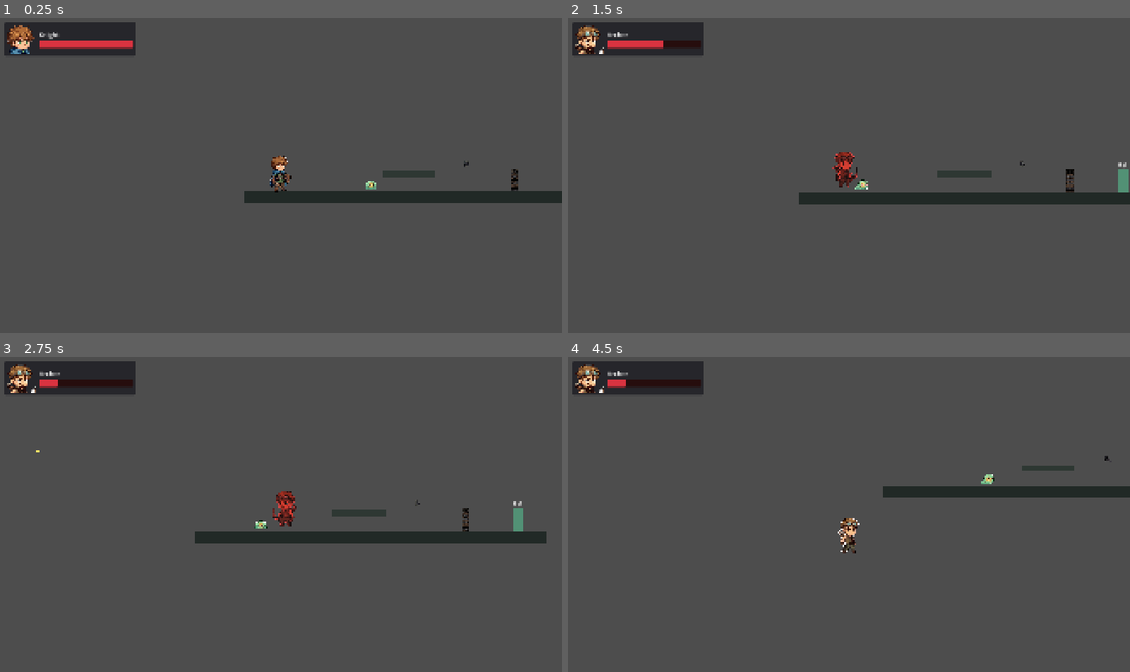
Above: before the commit, frames 1-4 (two rows, left to right).
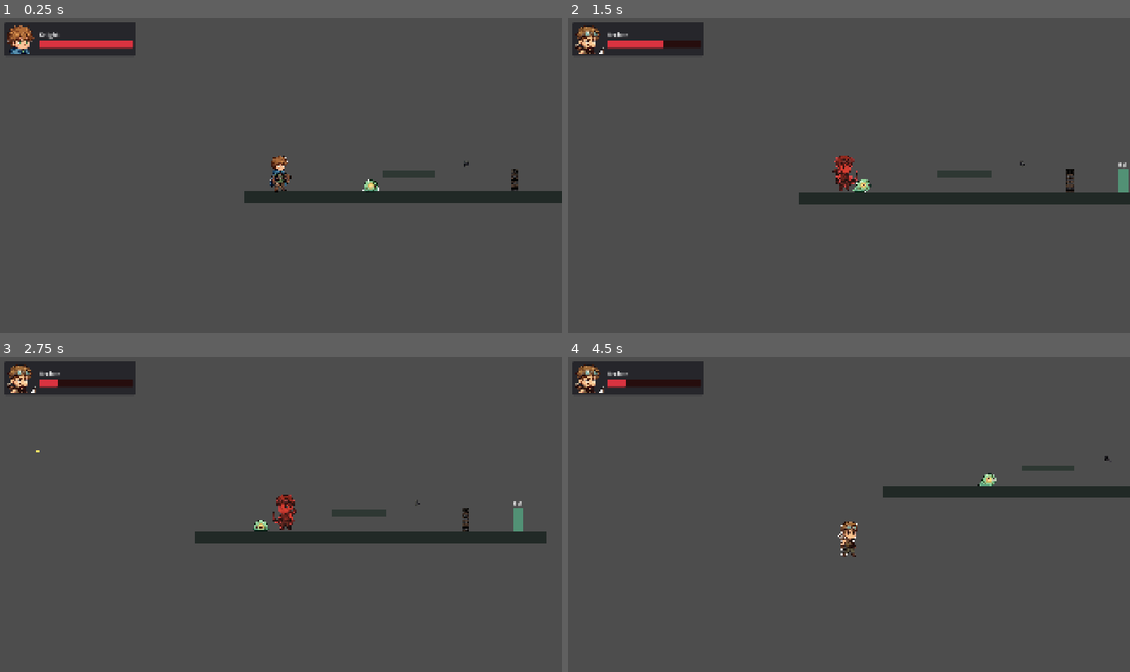
Above: after the commit, the same moments.

Repository: komeadanagito/hollowfen
Game: Godot game, scene res://scenes/test_room.tscn
Same seed, same stepped clock (60 frames per second), same inputs: the game is played once before the commit and once after it. This scene is started directly instead of the project's main scene.
Inputs (mouse positions are in pixels of both pictures, inside the frame that each line leads up to):
- Up to frame 1 (0.25 s): no input
- Up to frame 2 (1.5 s): move the mouse to (820, 238) at 0.52 s; hold D (move_right) from 0.53 s (still down); tap J (attack) at 0.6 s; tap Space (jump) at 0.77 s; move the mouse to (1017, 222) at 1.27 s; tap Tab (switch_character) at 1.35 s
- Up to frame 3 (2.75 s): tap Space (jump) at 1.52 s; move the mouse to (112, 464) at 2.02 s; release D (move_right) at 2.03 s; hold A (move_left) from 2.03 s (still down); tap J (attack) at 2.1 s
- Up to frame 4 (4.5 s): move the mouse to (877, 514) at 2.77 s; tap Tab (switch_character) at 2.85, 4.35 s; tap Space (jump) at 3.02, 3.77 s; move the mouse to (764, 432) at 3.52 s; tap J (attack) at 3.6 s; move the mouse to (972, 498) at 4.27 s; release A (move_left) at 4.28 s; hold D (move_right) from 4.28 s (still down)

The runs differ from the first frame. In frame 1, less than 0.1% of the frame differs, in the area x 64-68%, y 51-56%; in frame 2, 0.4%, in the area x 2-55%, y 2-56%; in frame 3, 0.4%; in frame 4, 0.4%.

Commit message:
fix: feet alignment, slime size, archer white-edge halo
- Align sprite feet to collision bottom: archer sprite +12 (was floating),
  melee goblin -16 (legs were underground).
- Slime scaled up 0.31 -> 0.4 (slightly bigger; also fixes its slight float).
- Re-cut archer portrait + head avatar with edge erosion to remove the
  white halo left by background flood-fill.

Co-Authored-By: Claude Opus 4.8 <noreply@anthropic.com>

Diff:
--- a/scenes/characters/archer.tscn
+++ b/scenes/characters/archer.tscn
@@ -219,6 +219,7 @@
 
 [node name="Sprite" type="AnimatedSprite2D" parent="." unique_id=1325363496]
 texture_filter = 1
+position = Vector2(0, 12)
 scale = Vector2(0.58, 0.58)
 sprite_frames = SubResource("SpriteFrames_archer")
 animation = &"idle"
--- a/scenes/enemies/melee_goblin.tscn
+++ b/scenes/enemies/melee_goblin.tscn
@@ -206,40 +206,41 @@
 [sub_resource type="RectangleShape2D" id="RectangleShape2D_0cqyb"]
 size = Vector2(70, 80)
 
-[node name="MeleeGoblin" type="CharacterBody2D" unique_id=2103124923]
+[node name="MeleeGoblin" type="CharacterBody2D" unique_id=476674640]
 collision_layer = 4
 script = ExtResource("1_djif8")
 
-[node name="Sprite" type="AnimatedSprite2D" parent="." unique_id=245335427]
+[node name="Sprite" type="AnimatedSprite2D" parent="." unique_id=1953734386]
 texture_filter = 1
+position = Vector2(0, -16)
 scale = Vector2(0.68, 0.68)
 sprite_frames = SubResource("SpriteFrames_kjwbp")
 animation = &"idle"
 autoplay = "idle"
 
-[node name="CollisionShape2D" type="CollisionShape2D" parent="." unique_id=1257251771]
+[node name="CollisionShape2D" type="CollisionShape2D" parent="." unique_id=2062924696]
 shape = SubResource("RectangleShape2D_702qi")
 
-[node name="Health" type="Node" parent="." unique_id=403731042]
+[node name="Health" type="Node" parent="." unique_id=1006006070]
 script = ExtResource("3_o4nt0")
 max_health = 45
 
-[node name="Hurtbox" type="Area2D" parent="." unique_id=597925198 node_paths=PackedStringArray("health")]
+[node name="Hurtbox" type="Area2D" parent="." unique_id=1874550108 node_paths=PackedStringArray("health")]
 collision_layer = 64
 collision_mask = 0
 script = ExtResource("4_sgrgq")
 health = NodePath("../Health")
 
-[node name="CollisionShape2D" type="CollisionShape2D" parent="Hurtbox" unique_id=1507366460]
+[node name="CollisionShape2D" type="CollisionShape2D" parent="Hurtbox" unique_id=661910628]
 shape = SubResource("RectangleShape2D_skekc")
 
-[node name="MeleeHitbox" type="Area2D" parent="." unique_id=1261624861]
+[node name="MeleeHitbox" type="Area2D" parent="." unique_id=2136215522]
 collision_layer = 16
 collision_mask = 32
 monitorable = false
 script = ExtResource("5_wiou4")
 damage = 12
 
-[node name="CollisionShape2D" type="CollisionShape2D" parent="MeleeHitbox" unique_id=1150584240]
+[node name="CollisionShape2D" type="CollisionShape2D" parent="MeleeHitbox" unique_id=1519585753]
 position = Vector2(50, 0)
 shape = SubResource("RectangleShape2D_0cqyb")
--- a/scenes/enemies/patrol_enemy.tscn
+++ b/scenes/enemies/patrol_enemy.tscn
@@ -320,7 +320,7 @@
 
 [node name="Sprite" type="AnimatedSprite2D" parent="." unique_id=1838393960]
 texture_filter = 1
-scale = Vector2(0.31, 0.31)
+scale = Vector2(0.4, 0.4)
 sprite_frames = SubResource("SpriteFrames_slime")
 animation = &"idle"
 autoplay = "idle"
--- a/scenes/enemies/ranged_goblin.tscn
+++ b/scenes/enemies/ranged_goblin.tscn
@@ -202,31 +202,32 @@
 [sub_resource type="RectangleShape2D" id="RectangleShape2D_ek6dj"]
 size = Vector2(56, 120)
 
-[node name="RangedGoblin" type="CharacterBody2D" unique_id=1226711113]
+[node name="RangedGoblin" type="CharacterBody2D" unique_id=751289559]
 collision_layer = 4
 script = ExtResource("1_bnbhy")
 
-[node name="Sprite" type="AnimatedSprite2D" parent="." unique_id=1122098750]
+[node name="Sprite" type="AnimatedSprite2D" parent="." unique_id=566897072]
 texture_filter = 1
+position = Vector2(0, 1)
 scale = Vector2(0.53, 0.53)
 sprite_frames = SubResource("SpriteFrames_ba57y")
 animation = &"idle"
 autoplay = "idle"
 
-[node name="CollisionShape2D" type="CollisionShape2D" parent="." unique_id=1813941426]
+[node name="CollisionShape2D" type="CollisionShape2D" parent="." unique_id=712116188]
 shape = SubResource("RectangleShape2D_l0iet")
 
-[node name="Health" type="Node" parent="." unique_id=1629017447]
+[node name="Health" type="Node" parent="." unique_id=100783266]
 script = ExtResource("3_sym4j")
 
-[node name="Hurtbox" type="Area2D" parent="." unique_id=1711720342 node_paths=PackedStringArray("health")]
+[node name="Hurtbox" type="Area2D" parent="." unique_id=868660533 node_paths=PackedStringArray("health")]
 collision_layer = 64
 collision_mask = 0
 script = ExtResource("4_vk0ir")
 health = NodePath("../Health")
 
-[node name="CollisionShape2D" type="CollisionShape2D" parent="Hurtbox" unique_id=284602940]
+[node name="CollisionShape2D" type="CollisionShape2D" parent="Hurtbox" unique_id=1048909775]
 shape = SubResource("RectangleShape2D_ek6dj")
 
-[node name="Muzzle" type="Marker2D" parent="." unique_id=1810489490]
+[node name="Muzzle" type="Marker2D" parent="." unique_id=1125624824]
 position = Vector2(0, -10)
--- a/scenes/tutorial_level.tscn
+++ b/scenes/tutorial_level.tscn
@@ -38,11 +38,11 @@
 [sub_resource type="SystemFont" id="SystemFont_qxil5"]
 font_names = PackedStringArray("Chalkduster", "Hiragino Sans GB", "PingFang SC", "Heiti SC")
 
-[node name="TutorialLevel" type="Node2D" unique_id=139070413 node_paths=PackedStringArray("party_manager")]
+[node name="TutorialLevel" type="Node2D" unique_id=426036631 node_paths=PackedStringArray("party_manager")]
 script = ExtResource("1_r0rxt")
 party_manager = NodePath("PartyManager")
 
-[node name="Background" type="Sprite2D" parent="." unique_id=1857511553]
+[node name="Background" type="Sprite2D" parent="." unique_id=1731331928]
 z_index = -100
 texture_filter = 1
 texture_repeat = 2
@@ -52,7 +52,7 @@
 region_enabled = true
 region_rect = Rect2(0, 0, 8000, 1120)
 
-[node name="Ceiling" type="Sprite2D" parent="." unique_id=1700631011]
+[node name="Ceiling" type="Sprite2D" parent="." unique_id=147389931]
 z_index = -40
 texture_filter = 1
 texture_repeat = 2
@@ -63,38 +63,38 @@
 region_enabled = true
 region_rect = Rect2(0, 0, 4000, 115)
 
-[node name="Chandelier_600" type="Sprite2D" parent="." unique_id=70547436]
+[node name="Chandelier_600" type="Sprite2D" parent="." unique_id=660871387]
 z_index = -38
 texture_filter = 1
 position = Vector2(600, 360)
 texture = ExtResource("4_tjoum")
 
-[node name="Chandelier_2400" type="Sprite2D" parent="." unique_id=507733895]
+[node name="Chandelier_2400" type="Sprite2D" parent="." unique_id=1095237155]
 z_index = -38
 texture_filter = 1
 position = Vector2(2400, 360)
 texture = ExtResource("4_tjoum")
 
-[node name="Chandelier_4200" type="Sprite2D" parent="." unique_id=1572073048]
+[node name="Chandelier_4200" type="Sprite2D" parent="." unique_id=516868800]
 z_index = -38
 texture_filter = 1
 position = Vector2(4200, 360)
 texture = ExtResource("4_tjoum")
 
-[node name="Chandelier_6000" type="Sprite2D" parent="." unique_id=1583452047]
+[node name="Chandelier_6000" type="Sprite2D" parent="." unique_id=687863575]
 z_index = -38
 texture_filter = 1
 position = Vector2(6000, 360)
 texture = ExtResource("4_tjoum")
 
-[node name="PH_Terrain_Ground" type="StaticBody2D" parent="." unique_id=1176264586]
+[node name="PH_Terrain_Ground" type="StaticBody2D" parent="." unique_id=1672588935]
 editor_description = "[物料] 类别=地形 | 贴图=res://assets/floor_stone.png | 备注=连续地面顶面y=800，向下填充"
 position = Vector2(3500, 1000)
 
-[node name="CollisionShape2D" type="CollisionShape2D" parent="PH_Terrain_Ground" unique_id=1847231513]
+[node name="CollisionShape2D" type="CollisionShape2D" parent="PH_Terrain_Ground" unique_id=1342963254]
 shape = SubResource("RectangleShape2D_v4no4")
 
-[node name="Sprite" type="Sprite2D" parent="PH_Terrain_Ground" unique_id=287018272]
+[node name="Sprite" type="Sprite2D" parent="PH_Terrain_Ground" unique_id=2138351652]
 texture_filter = 1
 texture_repeat = 2
 position = Vector2(-4000, -200)
@@ -104,14 +104,14 @@
 region_enabled = true
 region_rect = Rect2(0, 0, 4000, 200)
 
-[node name="PH_Terrain_JumpBlock" type="StaticBody2D" parent="." unique_id=1012854448]
+[node name="PH_Terrain_JumpBlock" type="StaticBody2D" parent="." unique_id=1031800768]
 editor_description = "[物料] 类别=地形 | 贴图=res://assets/stone_block.png | 备注=跳跃教学"
 position = Vector2(1000, 800)
 
-[node name="CollisionShape2D" type="CollisionShape2D" parent="PH_Terrain_JumpBlock" unique_id=1285701027]
+[node name="CollisionShape2D" type="CollisionShape2D" parent="PH_Terrain_JumpBlock" unique_id=195752260]
 shape = SubResource("RectangleShape2D_jy485")
 
-[node name="Sprite" type="Sprite2D" parent="PH_Terrain_JumpBlock" unique_id=1013028012]
+[node name="Sprite" type="Sprite2D" parent="PH_Terrain_JumpBlock" unique_id=351672102]
 texture_filter = 1
 texture_repeat = 2
 position = Vector2(-80, -80)
@@ -120,10 +120,10 @@
 region_enabled = true
 region_rect = Rect2(0, 0, 160, 160)
 
-[node name="SpawnPoint" type="Marker2D" parent="." unique_id=1584163399]
+[node name="SpawnPoint" type="Marker2D" parent="." unique_id=869448517]
 position = Vector2(200, 740)
 
-[node name="PartyManager" type="Node2D" parent="." unique_id=2028579079]
+[node name="PartyManager" type="Node2D" parent="." unique_id=1887505755]
 script = ExtResource("7_08yhi")
 
 [node name="Knight" type="CharacterBody2D" parent="PartyManager" unique_id=672221398 instance=ExtResource("8_b2nau")]
@@ -143,27 +143,27 @@
 collision_layer = 4
 script = ExtResource("13_bqfht")
 
-[node name="Enemy2" type="CharacterBody2D" parent="." unique_id=1226711113 instance=ExtResource("14_bykcn")]
+[node name="Enemy2" type="CharacterBody2D" parent="." unique_id=751289559 instance=ExtResource("14_bykcn")]
 position = Vector2(4900, 700)
 collision_layer = 4
 script = ExtResource("15_78i5i")
 
-[node name="Enemy3" type="CharacterBody2D" parent="." unique_id=2103124923 instance=ExtResource("16_sfsd2")]
+[node name="Enemy3" type="CharacterBody2D" parent="." unique_id=476674640 instance=ExtResource("16_sfsd2")]
 position = Vector2(5500, 700)
 collision_layer = 4
 script = ExtResource("17_5vxda")
 
-[node name="Enemy4" type="CharacterBody2D" parent="." unique_id=1381369934 instance=ExtResource("12_0dl17")]
+[node name="Enemy4" type="CharacterBody2D" parent="." unique_id=1634485715 instance=ExtResource("12_0dl17")]
 position = Vector2(6000, 700)
 collision_layer = 4
 script = ExtResource("13_bqfht")
 
-[node name="Enemy5" type="CharacterBody2D" parent="." unique_id=1061943403 instance=ExtResource("16_sfsd2")]
+[node name="Enemy5" type="CharacterBody2D" parent="." unique_id=1790911763 instance=ExtResource("16_sfsd2")]
 position = Vector2(6400, 700)
 collision_layer = 4
 script = ExtResource("17_5vxda")
 
-[node name="ArcherPickup" type="Area2D" parent="." unique_id=424896208 node_paths=PackedStringArray("party_manager", "target_character") instance=ExtResource("18_qj2tc")]
+[node name="ArcherPickup" type="Area2D" parent="." unique_id=1147304191 node_paths=PackedStringArray("party_manager", "target_character") instance=ExtResource("18_qj2tc")]
 position = Vector2(2700, 723)
 collision_layer = 0
 collision_mask = 2
@@ -185,7 +185,7 @@
 collision_mask = 0
 script = ExtResource("23_ccthf")
 
-[node name="Switch_B" type="Area2D" parent="." unique_id=713755972 instance=ExtResource("20_5hj4c")]
+[node name="Switch_B" type="Area2D" parent="." unique_id=611158296 instance=ExtResource("20_5hj4c")]
 position = Vector2(4450, 420)
 scale = Vector2(2, 2)
 collision_layer = 128
@@ -193,7 +193,7 @@
 monitoring = false
 script = ExtResource("21_1da40")
 
-[node name="Door_B" type="StaticBody2D" parent="." unique_id=1306382251 instance=ExtResource("22_cyy35")]
+[node name="Door_B" type="StaticBody2D" parent="." unique_id=1159782812 instance=ExtResource("22_cyy35")]
 position = Vector2(4500, 700)
 scale = Vector2(2, 3)
 collision_mask = 0
@@ -205,7 +205,7 @@
 collision_mask = 2
 script = ExtResource("25_imrb0")
 
-[node name="Camera" type="Camera2D" parent="." unique_id=198131057 node_paths=PackedStringArray("party_manager")]
+[node name="Camera" type="Camera2D" parent="." unique_id=1147937950 node_paths=PackedStringArray("party_manager")]
 position = Vector2(200, 740)
 zoom = Vector2(1.5, 1.5)
 limit_left = -500
@@ -219,7 +219,7 @@
 script = ExtResource("28_41vox")
 party_manager = NodePath("../PartyManager")
 
-[node name="L_Move" type="Label" parent="." unique_id=1063369005]
+[node name="L_Move" type="Label" parent="." unique_id=419001535]
 z_index = 10
 offset_left = 240.0
 offset_top = 600.0
@@ -233,7 +233,7 @@
 theme_override_constants/outline_size = 10
 text = "A / D  左右移动"
 
-[node name="L_Jump" type="Label" parent="." unique_id=758849786]
+[node name="L_Jump" type="Label" parent="." unique_id=705241008]
 z_index = 10
 offset_left = 900.0
 offset_top = 560.0
@@ -247,7 +247,7 @@
 theme_override_constants/outline_size = 10
 text = "Space  跳跃"
 
-[node name="L_Attack" type="Label" parent="." unique_id=2087994578]
+[node name="L_Attack" type="Label" parent="." unique_id=35734742]
 z_index = 10
 offset_left = 1660.0
 offset_top = 560.0
@@ -261,7 +261,7 @@
 theme_override_constants/outline_size = 10
 text = "遇到敌人 — 鼠标攻击"
 
-[node name="L_Ally" type="Label" parent="." unique_id=1697277626]
+[node name="L_Ally" type="Label" parent="." unique_id=852619814]
 z_index = 10
 offset_left = 2470.0
 offset_top = 430.0
@@ -275,7 +275,7 @@
 theme_override_constants/outline_size = 10
 text = "遇到伙伴，Tab 替换角色"
 
-[node name="L_Switch" type="Label" parent="." unique_id=1873483400]
+[node name="L_Switch" type="Label" parent="." unique_id=683322526]
 z_index = 10
 offset_left = 3020.0
 offset_top = 520.0
@@ -289,7 +289,7 @@
 theme_override_constants/outline_size = 10
 text = "鼠标瞄准射箭"
 
-[node name="L_Shoot" type="Label" parent="." unique_id=127934920]
+[node name="L_Shoot" type="Label" parent="." unique_id=512287194]
 z_index = 10
 offset_left = 3120.0
 offset_top = 380.0
@@ -304,7 +304,7 @@
 text = "墙挡路！射高处的开关
 墙会下降"
 
-[node name="L_Shoot2" type="Label" parent="." unique_id=331209420]
+[node name="L_Shoot2" type="Label" parent="." unique_id=1699744132]
 z_index = 10
 offset_left = 4120.0
 offset_top = 340.0
@@ -319,7 +319,7 @@
 text = "又一道墙
 打更高处的开关"
 
-[node name="L_Goblin" type="Label" parent="." unique_id=838011723]
+[node name="L_Goblin" type="Label" parent="." unique_id=1053340110]
 z_index = 10
 offset_left = 4780.0
 offset_top = 540.0
@@ -333,7 +333,7 @@
 theme_override_constants/outline_size = 10
 text = "小心：哥布林弓箭手"
 
-[node name="L_Exit" type="Label" parent="." unique_id=938758754]
+[node name="L_Exit" type="Label" parent="." unique_id=610143083]
 z_index = 10
 offset_left = 6650.0
 offset_top = 560.0
--- a/scenes/world/archer_pickup.tscn
+++ b/scenes/world/archer_pickup.tscn
@@ -6,15 +6,15 @@
 [sub_resource type="RectangleShape2D" id="RectangleShape2D_uqy6h"]
 size = Vector2(110, 160)
 
-[node name="ArcherPickup" type="Area2D" unique_id=424896208]
+[node name="ArcherPickup" type="Area2D" unique_id=1147304191]
 collision_layer = 0
 collision_mask = 2
 script = ExtResource("1_l8c36")
 
-[node name="CollisionShape2D" type="CollisionShape2D" parent="." unique_id=1452493826]
+[node name="CollisionShape2D" type="CollisionShape2D" parent="." unique_id=1492060312]
 shape = SubResource("RectangleShape2D_uqy6h")
 
-[node name="Sprite" type="Sprite2D" parent="." unique_id=2143604754]
+[node name="Sprite" type="Sprite2D" parent="." unique_id=921298901]
 editor_description = "[物料] 类别=解锁点 | 占位/素材=Archer立绘 | 备注=触碰获得Archer"
 texture_filter = 1
 scale = Vector2(0.15, 0.15)
Binary file changed: assets/archer_avatar_head.png
Binary file changed: assets/archer_portrait.png
